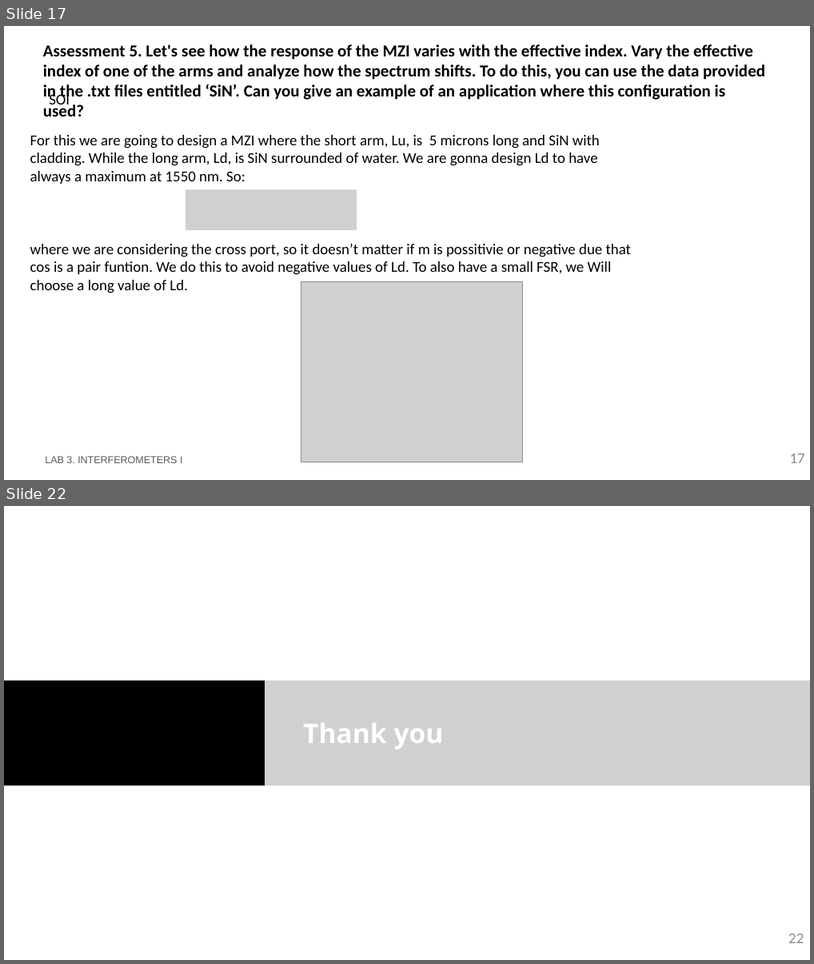
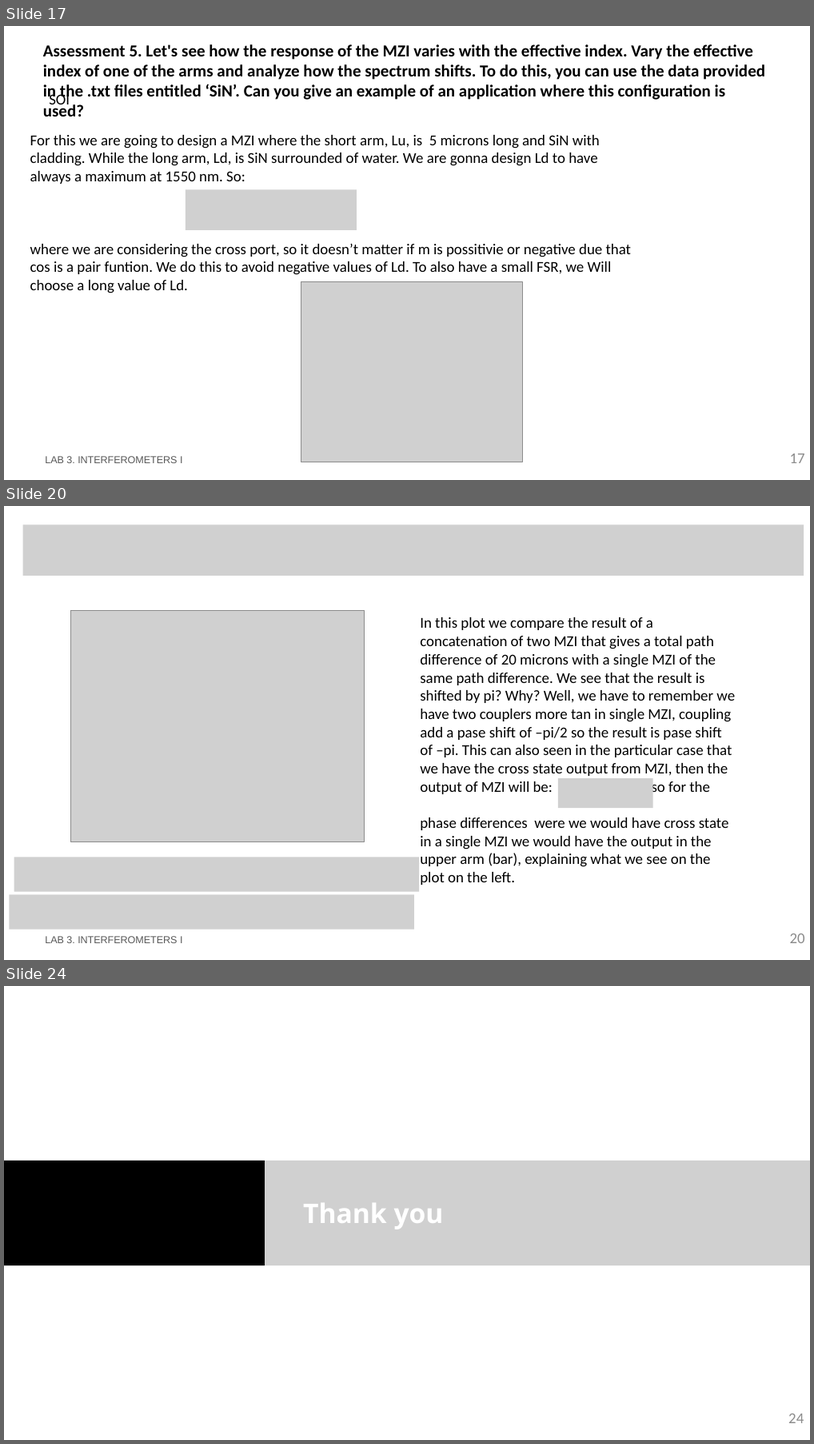
Before and after one commit to DBAEASE/pic-upv-lab3, a slide deck: LabBook_3.pptx. Shown one above the other, each under a label of ours: slides 17 and 22 before the commit, slides 17, 20 and 24 after it; the slides between them are not shown. The pictures are 814x964 and 814x1444 pixels, drawn with LibreOffice and Linux fonts; fonts in the diff are those of the drawing; grey boxes stand for pictures; background and template pictures are left out. Boxes give left, top, right and bottom in pixels: in the first picture for what was removed or moved away, otherwise in the second. Text is boxed around its words. In the diff, an @@ line names an element or a change of style, - is before the commit and + after.

```diff
--- a/LabBook_3.pptx
+++ b/LabBook_3.pptx
@@ slide 20 added at (x1=4, y1=506, x2=810, y2=960), background #FFFFFF @@
@@ picture added at (x1=22, y1=524, x2=804, y2=576) @@
@@ picture added at (x1=70, y1=610, x2=365, y2=841) @@
@@ text added at (x1=420, y1=617, x2=735, y2=884), 18 pt, text #000000 @@
+In this plot we compare the result of a concatenation of two MZI that gives a total path difference of 20 microns with a single MZI of the same path difference. We see that the result is shifted by pi? Why? Well, we have to remember we have two couplers more tan in single MZI, coupling add a pase shift of –pi/2 so the result is pase shift of –pi. This can also seen in the particular case that we have the cross state output from MZI, then the output of MZI will be: so for the
+phase differences were we would have cross state in a single MZI we would have the output in the upper arm (bar), explaining what we see on the plot on the left.
@@ picture added at (x1=558, y1=778, x2=654, y2=808) @@
@@ picture added at (x1=14, y1=857, x2=420, y2=892) @@
@@ picture added at (x1=9, y1=894, x2=414, y2=929) @@
@@ text added at (x1=45, y1=936, x2=182, y2=943), 12 pt, text #585858 @@
+LAB 3. INTERFEROMETERS I
@@ page number added at (x1=790, y1=933, x2=806, y2=943), 18 pt, text #8C8C8C @@
+20
@@ what was slide 22 is now slide 24 @@
@@ page number at (x1=789, y1=1413, x2=804, y2=1423): text changed @@
-22
+24
```
Also in this commit, not shown: 3 slides changed, 1 other slide added, 1 other file.
